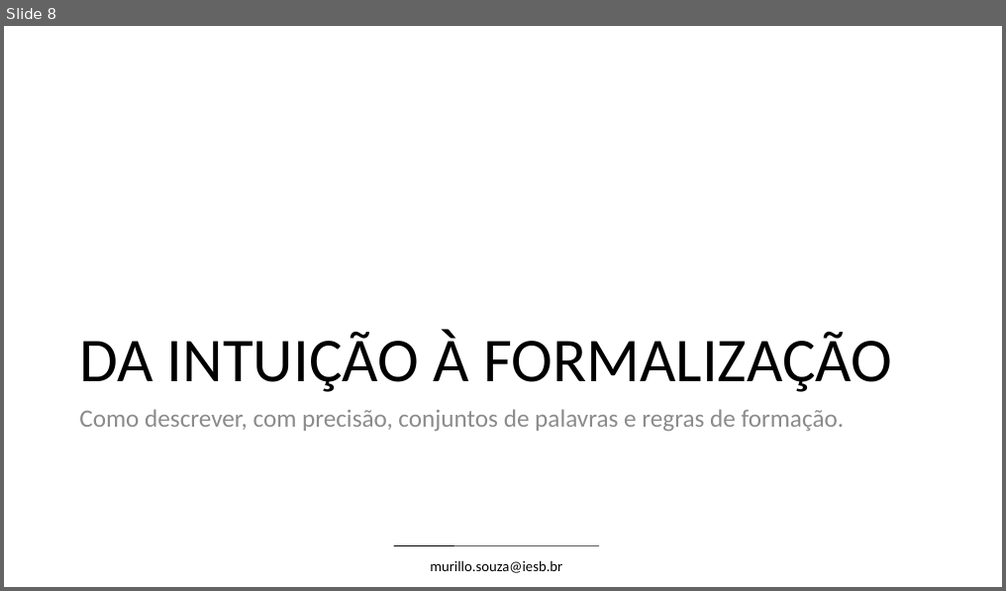
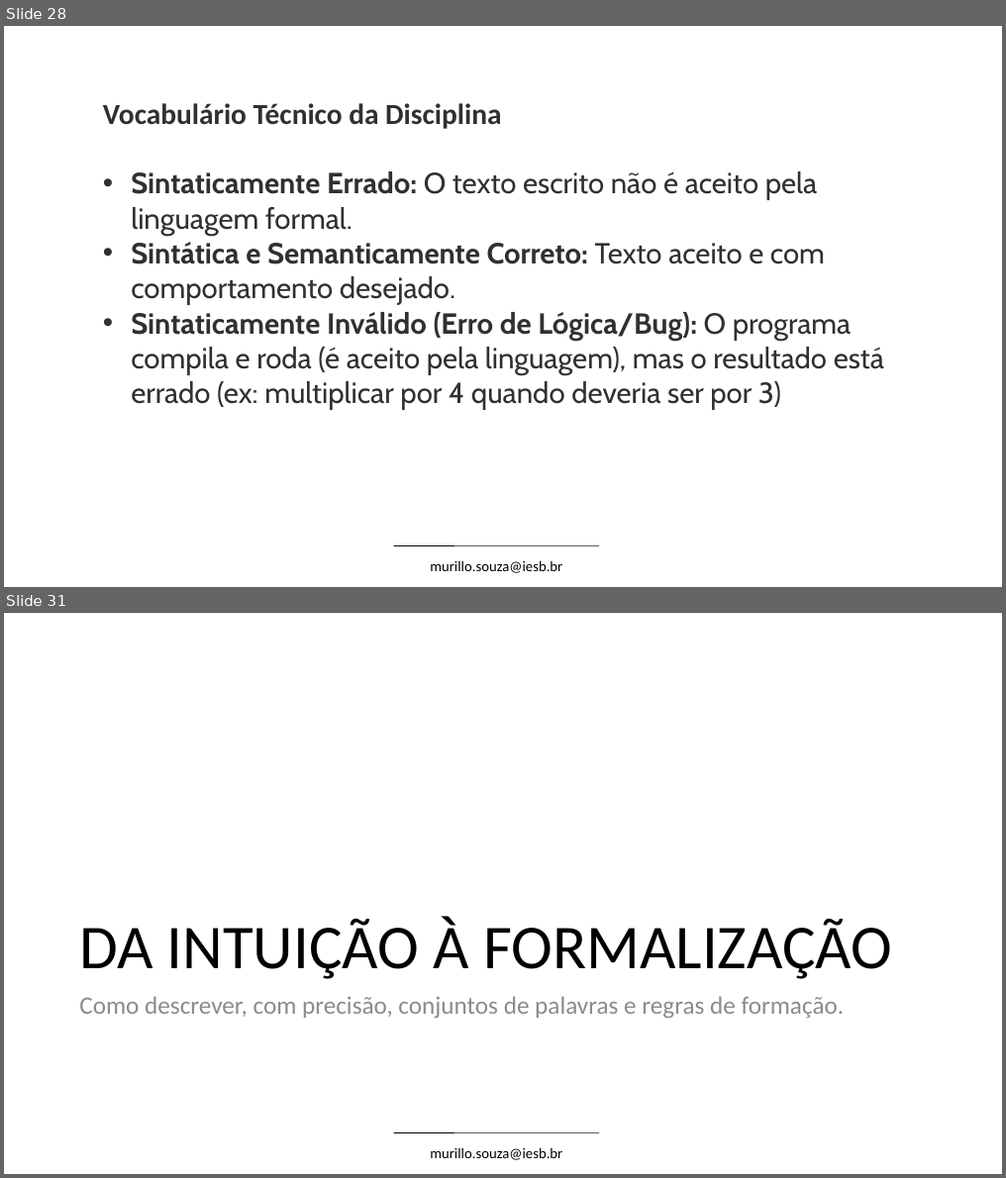
Before and after one commit to Thaynara3/linguagens_formais_e_automatos, a slide deck: conteudo/Unidade_1_Linguagens_Formais_e_Automatos.pptx. Shown one above the other, each under a label of ours: slide 8 before the commit, slides 28 and 31 after it; the slides between them are not shown. The pictures are 1006x591 and 1006x1178 pixels, drawn with LibreOffice and Linux fonts; fonts in the diff are those of the drawing; background and template pictures are left out. Boxes give left, top, right and bottom in pixels: in the first picture for what was removed or moved away, otherwise in the second. Text is boxed around its words. In the diff, an @@ line names an element or a change of style, - is before the commit and + after.

```diff
--- a/conteudo/Unidade_1_Linguagens_Formais_e_Automatos.pptx
+++ b/conteudo/Unidade_1_Linguagens_Formais_e_Automatos.pptx
@@ slide 28 added at (4,26,1002,587), background #FFFFFF; not listed: 2 template elements that a slide beside it also shows @@
@@ text added at (103,103,884,410), 28 pt, text #303030 @@
+Vocabulário Técnico da Disciplina
+• Sintaticamente Errado: O texto escrito não é aceito pela linguagem formal.
+• Sintática e Semanticamente Correto: Texto aceito e com comportamento desejado.
+• Sintaticamente Inválido (Erro de Lógica/Bug): O programa compila e roda (é aceito pela linguagem), mas o resultado está errado (ex: multiplicar por 4 quando deveria ser por 3)
@@ what was slide 8 is now slide 31 @@
```
Also in this commit, not shown: 22 other slides added.
